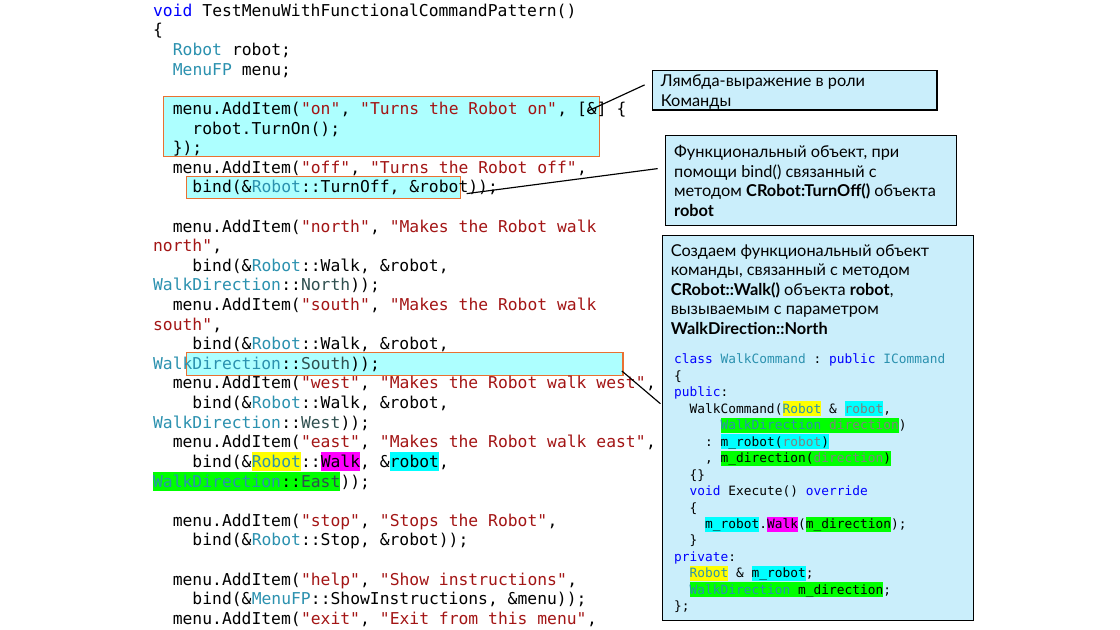
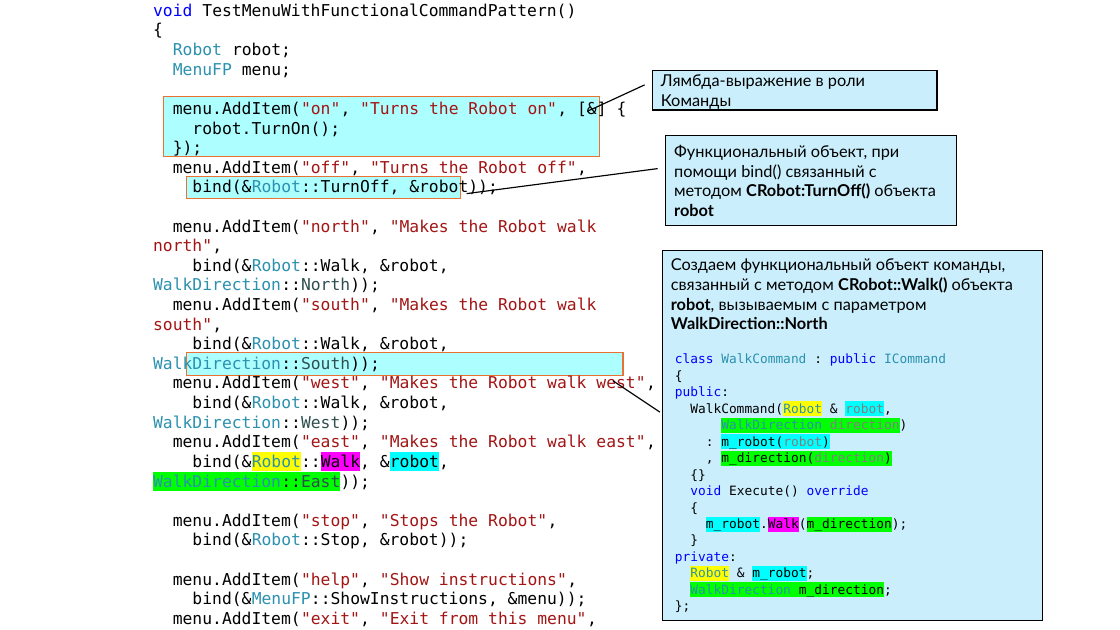
Before and after one commit to alexey-malov/ood, a slide deck: slide 20 of lectures/06.command/command.pptx (slide 18 before the commit). Drawn at 1120x630 pixels with LibreOffice and Linux fonts; fonts in the diff are those of the drawing. Boxes give left, top, right and bottom in pixels: in the first picture for what was removed or moved away, otherwise in the second. Text is boxed around its words. In the diff, an @@ line names an element or a change of style, - is before the commit and + after.

```diff
--- a/lectures/06.command/command.pptx
+++ b/lectures/06.command/command.pptx
@@ border callout "Создаем функциональный объект команды, связанный ...": place and size @@
-border callout "Создаем функциональный объект команды, связанный ..." at <box>663,235,974,620</box>
+border callout "Создаем функциональный объект команды, связанный ..." at <box>663,250,1044,621</box>
```
Also in this commit, not shown: 5 other slides changed, 3 slides added, 1 slide removed.
